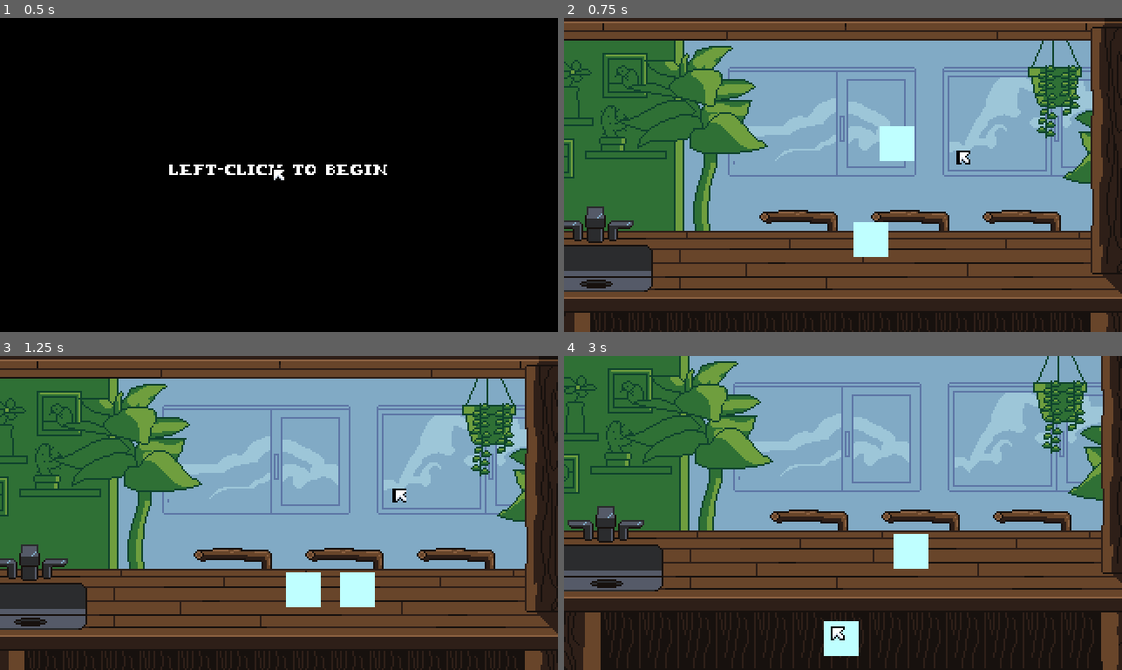
Above: before the commit, frames 1-4 (two rows, left to right).
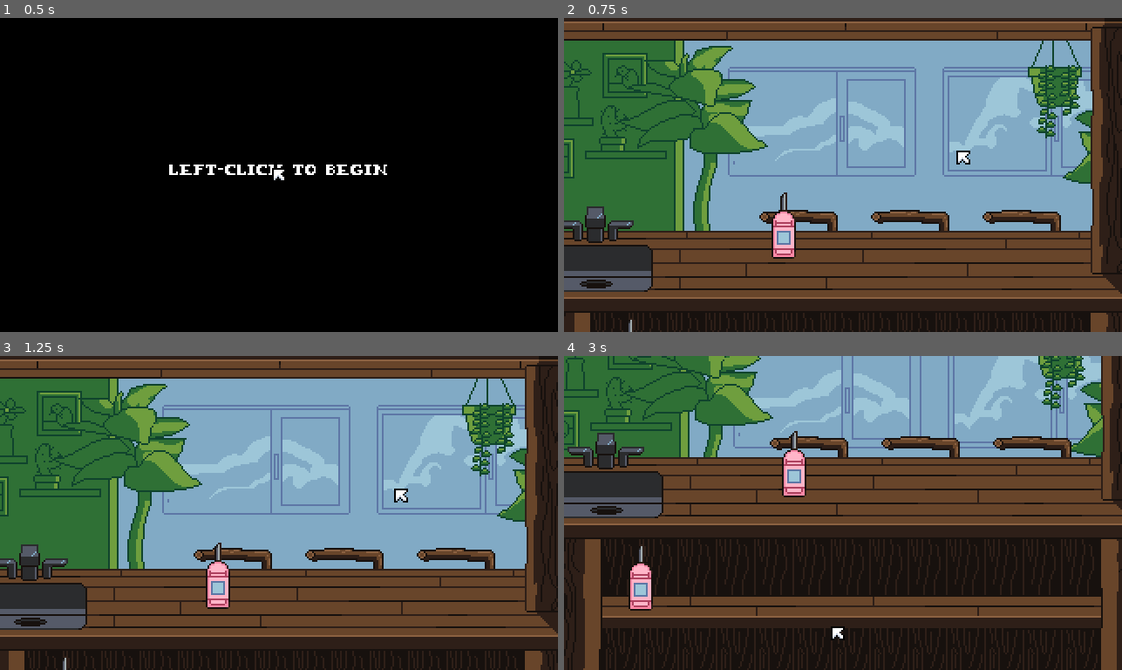
Above: after the commit, the same moments.

Repository: SophieM701/BirdGame
Game: Godot game, scene res://scenes/Stages/sta_menu.tscn
Two runs of this game, one before a commit and one after it. Both use one fixed random seed, a clock stepped at 60 frames per second and the inputs below.
Inputs (mouse positions are in pixels of both pictures, inside the frame that each line leads up to):
- Up to frame 1 (0.5 s): no input
- Up to frame 2 (0.75 s): tap Enter at 0.5 s; move the mouse to (965, 159) at 0.52 s; press the mouse at (965, 159) at 0.53 s
- Up to frame 3 (1.25 s): right-click (401, 497) at 0.8 s
- Up to frame 4 (3 s): move the mouse to (921, 591) at 1.27 s; release the mouse at (921, 591) at 1.28 s; right-click (921, 591) at 1.35 s; click (921, 591) at 1.55 s; move the mouse to (870, 591) at 2.02 s; press the mouse at (870, 591) at 2.03 s; right-click (870, 591) at 2.3 s; tap Space at 2.75 s; move the mouse to (837, 635) at 2.77 s; release the mouse at (837, 635) at 2.78 s; right-click (837, 635) at 2.85 s

Frame 1 is identical in both runs. In frame 2, 2.1% of the frame differs, in the area x 11-72%, y 34-100%; in frame 3, 2.1%; in frame 4, 61%, in the area x 0-100%, y 0-100%.

Commit message:
Added pouring and sounds

Diff:
--- a/project.godot
+++ b/project.godot
@@ -45,3 +45,4 @@
 [rendering]
 
 textures/canvas_textures/default_texture_filter=0
+2d/snap/snap_2d_transforms_to_pixel=true
--- /dev/null
+++ b/scenes/Objects/PhysicsObjects/obj_simpleSyrup.tscn
@@ -0,0 +1,33 @@
+[gd_scene load_steps=6 format=3 uid="uid://dgvb6ng1tv5kq"]
+
+[ext_resource type="Script" path="res://scenes/Stages/obj_physicsObject.gd" id="1_nlcvv"]
+[ext_resource type="AudioStream" uid="uid://cxpesanb1h1da" path="res://Assets/Sounds/sou.settingdown.mp3" id="2_18an3"]
+[ext_resource type="Texture2D" uid="uid://cy5c0reed6q23" path="res://Assets/Sprites/Ingredients/spr_simpleSyrup.png" id="3_rdkte"]
+[ext_resource type="AudioStream" uid="uid://jl8u7djl7b8b" path="res://Assets/Sounds/sou.risinggulp.mp3" id="4_3ekli"]
+
+[sub_resource type="RectangleShape2D" id="RectangleShape2D_0hu75"]
+size = Vector2(12, 26)
+
+[node name="obj_physicsObject" type="RigidBody2D"]
+mass = 0.14
+contact_monitor = true
+script = ExtResource("1_nlcvv")
+
+[node name="Sprite2D" type="Sprite2D" parent="."]
+position = Vector2(0, -8)
+texture = ExtResource("3_rdkte")
+
+[node name="Collision" type="CollisionShape2D" parent="."]
+position = Vector2(0, -3)
+shape = SubResource("RectangleShape2D_0hu75")
+
+[node name="CollideSound" type="AudioStreamPlayer2D" parent="."]
+stream = ExtResource("2_18an3")
+volume_db = 3.975
+
+[node name="PourSound" type="AudioStreamPlayer2D" parent="."]
+stream = ExtResource("4_3ekli")
+
+[connection signal="body_entered" from="." to="." method="_on_body_entered"]
+[connection signal="mouse_entered" from="." to="." method="_on_mouse_entered"]
+[connection signal="mouse_exited" from="." to="." method="_on_mouse_exited"]
--- a/scenes/Stages/obj_physicsObject.gd
+++ b/scenes/Stages/obj_physicsObject.gd
@@ -3,9 +3,11 @@
 # Local variables
 var canGrab = false
 var grabbed = false
+var pouring = false
+var rotTar = 0.0
 
-@onready var collideSound = $AudioStreamPlayer2D
-@onready var colorRect = $Placeholder
+@onready var collideSound = $CollideSound
+@onready var pourSound = $PourSound
 @onready var collision = $Collision
 
 
@@ -28,11 +30,31 @@
 
 	# If currently grabbed, follow cursor
 	if grabbed:
+		rotation = lerp(rotation,rotTar,0.2)
 		position.x = get_global_mouse_position().x
 		position.y = get_global_mouse_position().y
 		freeze = true
 	else:
 		freeze = false
+
+	# Update pouring
+	if grabbed && Input.is_action_pressed("Right-Click"):
+		pouring = true
+	else:
+		pouring = false
+
+	# Pour Sound
+	if grabbed && Input.is_action_just_pressed("Right-Click"):
+		pourSound.play()
+	if grabbed && Input.is_action_just_released("Right-Click"):
+		pourSound.stop()
+
+	# Update rotation target
+	if pouring:
+		rotTar = deg_to_rad(45)
+	else:
+		rotTar = 0.0
+
 
 # Play sound on collision
 func _on_body_entered(body):
--- a/scenes/Stages/sta_bar.tscn
+++ b/scenes/Stages/sta_bar.tscn
@@ -3,29 +3,31 @@
 [ext_resource type="Script" path="res://scenes/Stages/GameState.gd" id="1_2p7kn"]
 [ext_resource type="FontFile" uid="uid://cioc26ifxaesr" path="res://Assets/Fonts/yummy nickels.ttf" id="1_nu84g"]
 [ext_resource type="PackedScene" uid="uid://vucuskvn41mq" path="res://scenes/Objects/Cursor/obj_cursor.tscn" id="2_2khhq"]
-[ext_resource type="Texture2D" uid="uid://b7sjiovcp4yo5" path="res://Assets/Sprites/Enviornment/spr_envirnoment.png" id="2_6u5ly"]
-[ext_resource type="AudioStream" uid="uid://cfc2f5o76ppdk" path="res://Assets/Sounds/music/Ambient Music 1.mp3" id="2_8xvln"]
-[ext_resource type="PackedScene" uid="uid://ckkgcksh6ikyq" path="res://scenes/Objects/PhysicsObjects/obj_physics_object.tscn" id="2_baej7"]
+[ext_resource type="AudioStream" uid="uid://f6qlfjiw1x88" path="res://Assets/Sounds/music/Ambient Music 1.2.mp3" id="2_avdds"]
 [ext_resource type="Texture2D" uid="uid://bqlhsq7527oia" path="res://Assets/Sprites/Enviornment/spr-environment-background.png" id="3_e7580"]
 [ext_resource type="Script" path="res://scenes/Stages/Camera.gd" id="3_h0wtw"]
 [ext_resource type="Texture2D" uid="uid://cg1odcotnf433" path="res://Assets/Sprites/Enviornment/spr-environment-foreground.png" id="3_udu5m"]
 [ext_resource type="Script" path="res://scenes/Stages/Arrow.gd" id="5_86u7f"]
+[ext_resource type="PackedScene" uid="uid://dgvb6ng1tv5kq" path="res://scenes/Objects/PhysicsObjects/obj_simpleSyrup.tscn" id="9_shlqq"]
 
 [sub_resource type="RectangleShape2D" id="RectangleShape2D_4feo3"]
-size = Vector2(360, 16)
+size = Vector2(361, 16)
 
 [sub_resource type="RectangleShape2D" id="RectangleShape2D_k43fb"]
-size = Vector2(360, 8)
+size = Vector2(361, 8)
 
 [sub_resource type="RectangleShape2D" id="RectangleShape2D_8mv37"]
-size = Vector2(359, 4.5)
+size = Vector2(361.25, 4.5)
+
+[sub_resource type="RectangleShape2D" id="RectangleShape2D_6ee7j"]
+size = Vector2(16, 304)
 
 [sub_resource type="LabelSettings" id="LabelSettings_6rgl8"]
 font = ExtResource("1_nu84g")
 font_size = 10
 
 [sub_resource type="RectangleShape2D" id="RectangleShape2D_kvw60"]
-size = Vector2(360, 10)
+size = Vector2(361, 10)
 
 [node name="sta_bar" type="Node2D"]
 position = Vector2(-1, -1)
@@ -34,7 +36,7 @@
 script = ExtResource("1_2p7kn")
 
 [node name="AudioStreamPlayer" type="AudioStreamPlayer" parent="GameState"]
-stream = ExtResource("2_8xvln")
+stream = ExtResource("2_avdds")
 autoplay = true
 
 [node name="Background" type="ParallaxBackground" parent="."]
@@ -46,26 +48,15 @@
 position = Vector2(180, 140)
 texture = ExtResource("3_e7580")
 
-[node name="Env" type="Sprite2D" parent="."]
-visible = false
-position = Vector2(181, 161)
-texture = ExtResource("2_6u5ly")
-
 [node name="Foreground" type="Sprite2D" parent="."]
 position = Vector2(181, 141)
 texture = ExtResource("3_udu5m")
-
-[node name="Backdrop" type="ColorRect" parent="."]
-visible = false
-offset_right = 360.0
-offset_bottom = 320.0
-color = Color(0, 0, 0, 1)
 
 [node name="StaticBody2D" type="StaticBody2D" parent="."]
 position = Vector2(1, 123)
 
 [node name="CollisionShape2D" type="CollisionShape2D" parent="StaticBody2D"]
-position = Vector2(179, 30)
+position = Vector2(179.5, 30)
 shape = SubResource("RectangleShape2D_4feo3")
 
 [node name="Patron01" type="ColorRect" parent="."]
@@ -76,25 +67,46 @@
 offset_bottom = 138.0
 color = Color(1, 0.701961, 0.301961, 1)
 
-[node name="Physics" type="StaticBody2D" parent="."]
+[node name="UpperShelf" type="StaticBody2D" parent="."]
 position = Vector2(0, 259)
 
-[node name="CollisionShape2D" type="CollisionShape2D" parent="Physics"]
-position = Vector2(180, -45)
+[node name="CollisionShape2D" type="CollisionShape2D" parent="UpperShelf"]
+position = Vector2(180.5, -45)
 shape = SubResource("RectangleShape2D_k43fb")
 
-[node name="RigidBody2D" type="StaticBody2D" parent="."]
+[node name="LowerShelf" type="StaticBody2D" parent="."]
 position = Vector2(0, 311)
 
-[node name="CollisionShape2D" type="CollisionShape2D" parent="RigidBody2D"]
-position = Vector2(180, -49)
+[node name="CollisionShape2D" type="CollisionShape2D" parent="LowerShelf"]
+position = Vector2(180.75, -49)
 shape = SubResource("RectangleShape2D_8mv37")
 
-[node name="obj_physics_object" parent="." instance=ExtResource("2_baej7")]
-position = Vector2(218, 58)
+[node name="Floor" type="StaticBody2D" parent="."]
+position = Vector2(1, 337)
 
-[node name="obj_physics_object2" parent="." instance=ExtResource("2_baej7")]
-position = Vector2(203, 113)
+[node name="CollisionShape2D" type="CollisionShape2D" parent="Floor"]
+position = Vector2(179.375, -54)
+shape = SubResource("RectangleShape2D_8mv37")
+
+[node name="LeftWall" type="StaticBody2D" parent="."]
+position = Vector2(1, 1)
+
+[node name="CollisionShape2D" type="CollisionShape2D" parent="LeftWall"]
+position = Vector2(-8, 136)
+shape = SubResource("RectangleShape2D_6ee7j")
+
+[node name="RightWall" type="StaticBody2D" parent="."]
+position = Vector2(377, 0)
+
+[node name="CollisionShape2D" type="CollisionShape2D" parent="RightWall"]
+position = Vector2(-8, 136)
+shape = SubResource("RectangleShape2D_6ee7j")
+
+[node name="obj_simpleSyrup" parent="." instance=ExtResource("9_shlqq")]
+position = Vector2(65, 201)
+
+[node name="obj_simpleSyrup2" parent="." instance=ExtResource("9_shlqq")]
+position = Vector2(153, 113)
 
 [node name="Arrow" type="Polygon2D" parent="."]
 visible = false
@@ -135,7 +147,7 @@
 [node name="Area2D" type="Area2D" parent="."]
 
 [node name="Collision" type="CollisionShape2D" parent="Area2D"]
-position = Vector2(180, 161)
+position = Vector2(180.5, 161)
 shape = SubResource("RectangleShape2D_kvw60")
 
 [connection signal="mouse_entered" from="Area2D" to="Camera" method="_on_area_2d_mouse_entered"]
Not shown, added: Assets/Sounds/music/Ambient Music 1.2.mp3.import
Not shown, changed: Assets/Sounds/music/Ambient Music 1.mp3.import
Not shown, added: Assets/Sounds/music/Ambient Music 2.2.mp3.import
